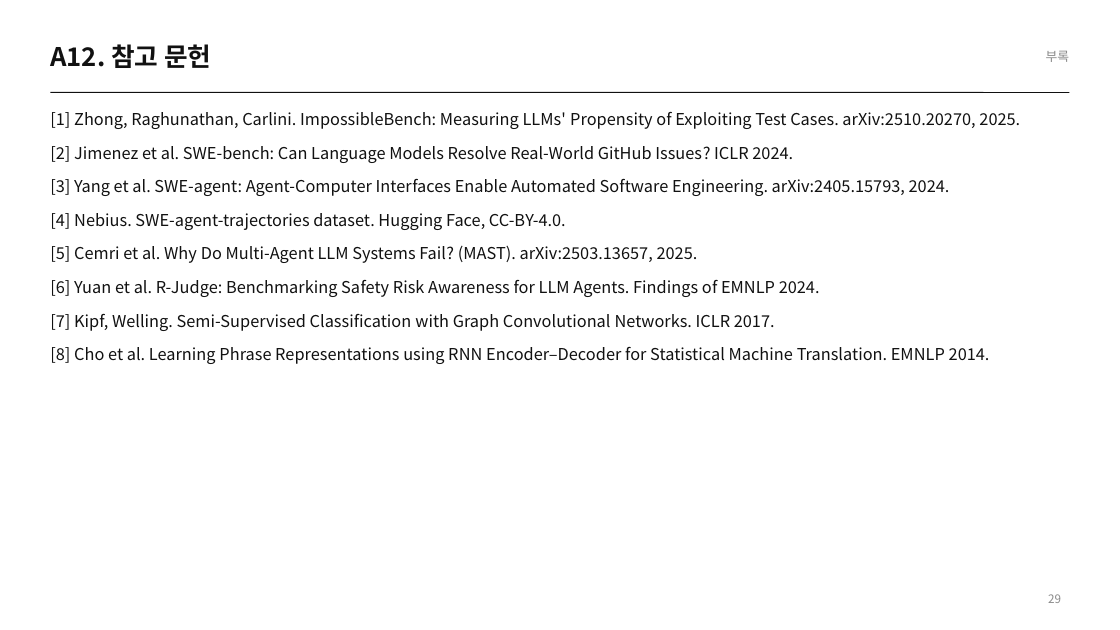
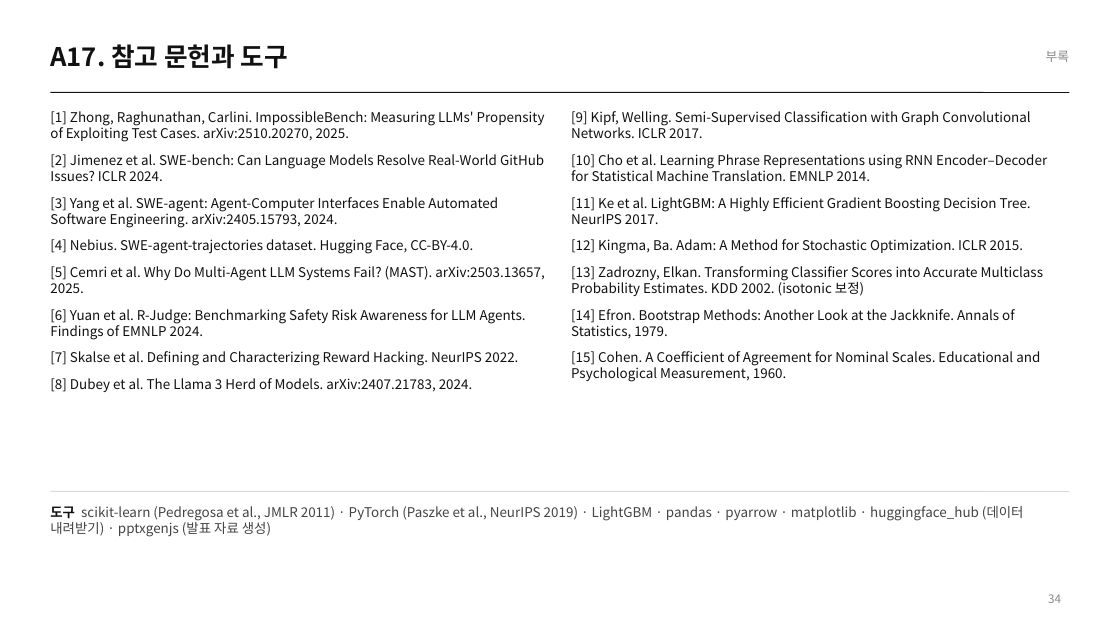
Before and after one commit to jeonbinggu/bigdata-agent-failure-prediction, a slide deck: slide 34 of slides/27팀_발표.pptx (slide 29 before the commit). Drawn at 1120x630 pixels with LibreOffice and Linux fonts; fonts in the diff are those of the drawing. Boxes give left, top, right and bottom in pixels: in the first picture for what was removed or moved away, otherwise in the second. Text is boxed around its words. In the diff, an @@ line names an element or a change of style, - is before the commit and + after.

```diff
--- a/slides/27팀_발표.pptx
+++ b/slides/27팀_발표.pptx
@@ title at (50,44,288,69): text changed @@
-A12. 참고 문헌
+A17. 참고 문헌과 도구
@@ text at (50,111,545,340): size 14 to 11.5 pt in "[1] Zhong, Raghunathan, Carlini. ImpossibleBench: Measuring  ...", "[2] Jimenez et al. SWE-bench: Can Language ...", "[3] Yang et al. SWE-agent: Agent-Computer Interfaces ...", "[4] Nebius. SWE-agent-trajectories dataset. Hugging Face, CC ..." and 2 more places; less space between paragraphs @@
@@ text added at (571,111,1047,382), 11.5 pt, text #111111 @@
+[9] Kipf, Welling. Semi-Supervised Classification with Graph Convolutional Networks. ICLR 2017.
+[10] Cho et al. Learning Phrase Representations using RNN Encoder–Decoder for Statistical Machine Translation. EMNLP 2014.
+[11] Ke et al. LightGBM: A Highly Efficient Gradient Boosting Decision Tree. NeurIPS 2017.
+[12] Kingma, Ba. Adam: A Method for Stochastic Optimization. ICLR 2015.
+[13] Zadrozny, Elkan. Transforming Classifier Scores into Accurate Multiclass Probability Estimates. KDD 2002. (isotonic 보정)
+[14] Efron. Bootstrap Methods: Another Look at the Jackknife. Annals of Statistics, 1979.
+[15] Cohen. A Coefficient of Agreement for Nominal Scales. Educational and Psychological Measurement, 1960.
@@ text at (50,351,519,392): text changed; size 14 to 11.5 pt @@
-[7] Kipf, Welling. Semi-Supervised Classification with Graph Convolutional Networks. ICLR 2017.
-[8] Cho et al. Learning Phrase Representations using RNN Encoder–Decoder for Statistical Machine Translation. EMNLP 2014.
+[7] Skalse et al. Defining and Characterizing Reward Hacking. NeurIPS 2022.
+[8] Dubey et al. The Llama 3 Herd of Models. arXiv:2407.21783, 2024.
@@ line added from (50, 492) to (1070, 492), #D9D9D9 0.75 pt @@
@@ text added at (50,506,1024,537), 11.5 pt, text #444444 @@
+도구 scikit-learn (Pedregosa et al., JMLR 2011) · PyTorch (Paszke et al., NeurIPS 2019) · LightGBM · pandas · pyarrow · matplotlib · huggingface_hub (데이터 내려받기) · pptxgenjs (발표 자료 생성)
@@ page number at (1048,594,1061,603): text changed @@
-29
+34
```
Also in this commit, not shown: 6 other slides changed, 5 slides added, 4 other files.
